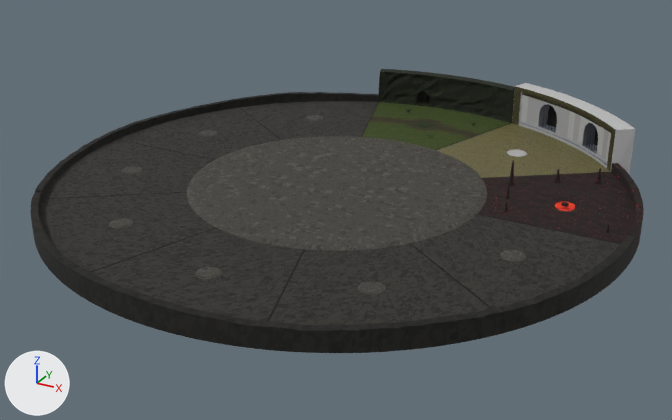
Renders of the glTF model hub/models/hub_base.glb from each side of a commit.
Both versions are drawn from a 50 mm camera at (72.8, -132.8, 61.6) aimed at (1.0, -2.2, -3.7). The lights are fixed; the arrows at lower left show +X, +Y and +Z. The older version comes first. Objects named as collision shapes, trigger or cutter boxes, shadow casters or lower levels of detail are left out.

Objects in the first picture: 'HubBaseRock'.
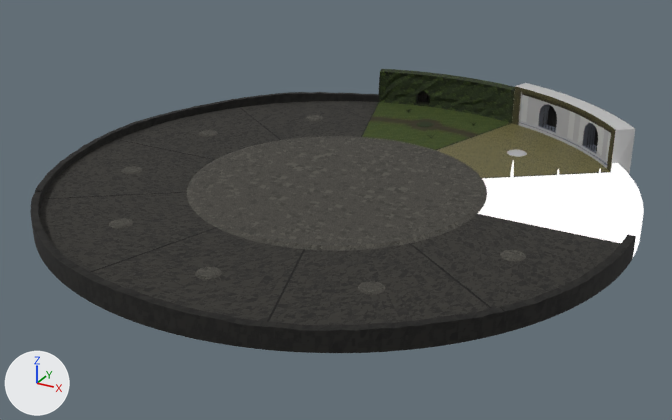
Boxes (x1, y1, x2, y2) around the edits, measured in the pictures (672 x 420 px):
'HubBaseRock', surface changed (black to white): (379, 70, 644, 261) in both

Edits to the bpy script that builds the scene:
```text
Change mat_hellrock:
    remove n2 = _N.new('ShaderNodeTexImage'); n2.name = 'Image Texture'
    remove n2.image = img_hell_rock_emissive
    remove n2.interpolation = 'Closest'
    remove n5 = _N.new('ShaderNodeTexImage'); n5.name = 'Image Texture.001'
    remove n5.image = img_hell_rock_albedo
    remove n5.interpolation = 'Closest'
    add n2 = _N.new('ShaderNodeTexImage'); n2.name = 'Image Texture'
    add n2.image = img_hell_rock_albedo
    add n2.interpolation = 'Closest'
    where n0 = _N.new('ShaderNodeBsdfPrincipled'); n0.name = 'Principled BSDF'
    remove _L.new(n2.outputs[0], n0.inputs[27])  # 'Color' to 'Emission Color'
    where n3 = _N.new('ShaderNodeMix'); n3.name = 'Mix'
    remove _L.new(n5.outputs[0], n3.inputs[6])  # 'Color' to 'A'
    add _L.new(n2.outputs[0], n3.inputs[6])  # 'Color' to 'A'
Change mat_lava:
    remove n2 = _N.new('ShaderNodeTexImage'); n2.name = 'Image Texture'
    remove n2.image = img_lava_albedo
    remove n2.interpolation = 'Closest'
    remove n5 = _N.new('ShaderNodeTexImage'); n5.name = 'Image Texture.001'
    remove n5.image = img_lava_albedo
    remove n5.interpolation = 'Closest'
    add n2 = _N.new('ShaderNodeTexImage'); n2.name = 'Image Texture'
    add n2.image = img_lava_albedo
    add n2.interpolation = 'Closest'
    where n0 = _N.new('ShaderNodeBsdfPrincipled'); n0.name = 'Principled BSDF'
    remove _L.new(n2.outputs[0], n0.inputs[27])  # 'Color' to 'Emission Color'
    where n3 = _N.new('ShaderNodeMix'); n3.name = 'Mix'
    remove _L.new(n5.outputs[0], n3.inputs[6])  # 'Color' to 'A'
    add _L.new(n2.outputs[0], n3.inputs[6])  # 'Color' to 'A'
```
